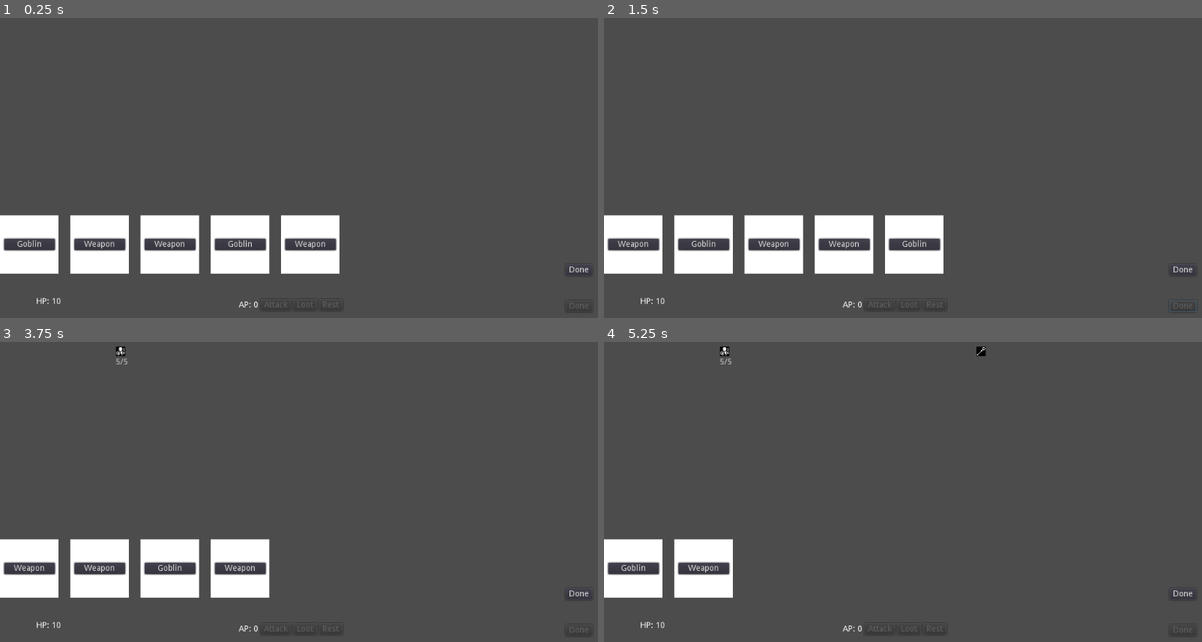
Above: before the commit, frames 1-4 (two rows, left to right).
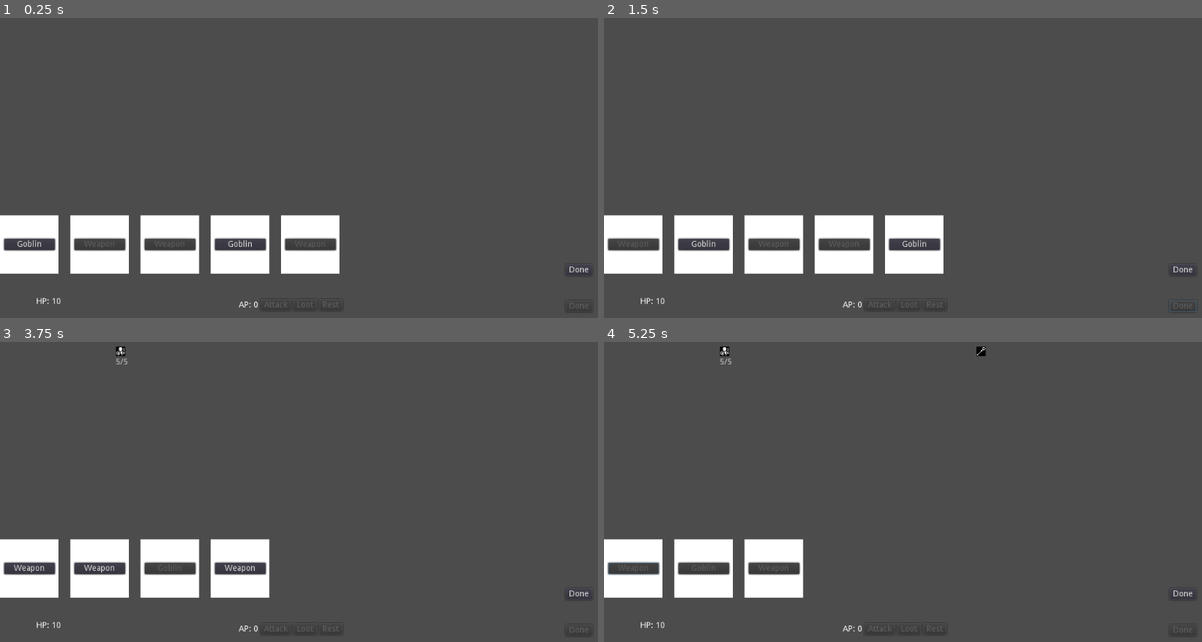
Above: after the commit, the same moments.

Repository: doctor-g/7DRL-2021
Game: Godot game, scene res://src/Game.tscn
The game is run twice, just before and just after one commit, with the same random seed, the same clock (stepped at 60 frames per second) and the same inputs.
Inputs (mouse positions are in pixels of both pictures, inside the frame that each line leads up to):
- Up to frame 1 (0.25 s): no input
- Up to frame 2 (1.5 s): click "Done" at 0.5 s; click "Done" at 1.25 s
- Up to frame 3 (3.75 s): click "Done" at 2 s; click "Done" at 2.75 s; click "Goblin" at 3.5 s
- Up to frame 4 (5.25 s): click "Weapon" at 4.25 s; click (633, 570) at 5 s, where only the run before the commit has a clickable "Weapon"

The runs differ from the first frame. In frame 1, 0.2% of the frame differs, in the area x 14-55%, y 74-77%; in frame 2, 0.2%; in frame 3, less than 0.1%; in frame 4, 1.8%, in the area x 0-34%, y 65-86%.
Error before the commit: Assertion failed: Can only have one item (res://src/Game.gd:65)

Commit message:
Implement card playability

Diff:
--- a/project/src/Card.gd
+++ b/project/src/Card.gd
@@ -10,7 +10,16 @@
 	$Button.text = command.name
 
 
+func update_playability(game:Game) -> void:
+	$Button.disabled = not can_play(game)
+
+
+func can_play(game:Game)->bool:
+	return command.can_play(game)
+
+
 func play(game:Game) -> void:
+	assert(can_play(game))
 	command.execute(game)
 
 
--- a/project/src/Cards/Goblin.gd
+++ b/project/src/Cards/Goblin.gd
@@ -4,6 +4,10 @@
 	name = "Goblin"
 
 
+func can_play(game:Game) -> bool:
+	return not game.has_monster()
+
+
 func execute(game:Game) -> void:
 	var goblin = preload("res://src/Monsters/Goblin.tscn").instance()
 	game.add_monster(goblin)
--- a/project/src/Cards/Weapon.gd
+++ b/project/src/Cards/Weapon.gd
@@ -4,6 +4,10 @@
 	name = "Weapon"
 
 
+func can_play(game:Game) -> bool:
+	return game.has_monster() and not game.has_loot()
+
+
 func execute(game:Game) -> void:
 	var weapon = preload("res://src/Items/Weapon.tscn").instance()
 	game.add_item(weapon)
--- a/project/src/Game.gd
+++ b/project/src/Game.gd
@@ -37,6 +37,7 @@
 		var card = _deck.pop_front()
 		card.connect("played", self, "_on_Card_played", [card], CONNECT_ONESHOT)
 		add_card(card)
+	_update_cards()
 
 
 func _on_Card_played(card) -> void:
@@ -53,6 +54,7 @@
 	assert($MonsterSlot.get_child_count()==0, "Can only have one monster")
 	$MonsterSlot.add_child(monster)
 	monster.connect("defeated", self, "_on_Monster_defeated", [monster], CONNECT_ONESHOT)
+	_update_cards()
 
 
 func _on_Monster_defeated(monster)->void:
@@ -61,9 +63,15 @@
 	_update_action_buttons()
 
 
+func _update_cards():
+	for card in $CardBox.get_children():
+		card.update_playability(self)
+
+
 func add_item(item)->void:
 	assert($ItemSlot.get_child_count()==0, "Can only have one item")
 	$ItemSlot.add_child(item)
+	_update_cards()
 
 
 func _on_CardsDoneButton_pressed():
@@ -78,13 +86,13 @@
 
 
 func _update_action_buttons():
-	$HBoxContainer/AttackButton.disabled = not _has_monster() or ap==0
-	$HBoxContainer/LootButton.disabled = not _has_loot() or _has_monster() or ap==0
-	$HBoxContainer/RestButton.disabled = _has_monster() or ap==0
+	$HBoxContainer/AttackButton.disabled = not has_monster() or ap==0
+	$HBoxContainer/LootButton.disabled = not has_loot() or has_monster() or ap==0
+	$HBoxContainer/RestButton.disabled = has_monster() or ap==0
 	$ActionsDoneButton.disabled = false
 
 
-func _has_monster():
+func has_monster():
 	return $MonsterSlot.get_child_count() > 0
 
 
@@ -101,7 +109,7 @@
 	$CardsDoneButton.disabled = false
 	$ActionsDoneButton.disabled = true
 
-	if _has_monster():
+	if has_monster():
 		print("The goblin strikes you!")
 		player.hp -= 2
 
@@ -109,7 +117,7 @@
 
 
 func _on_AttackButton_pressed():
-	assert(_has_monster(), "There is no monster to attack")
+	assert(has_monster(), "There is no monster to attack")
 	assert(ap > 0)
 	var monster = $MonsterSlot.get_child(0)
 	print("You strike it!")
@@ -120,7 +128,7 @@
 
 
 func _on_LootButton_pressed():
-	assert(_has_loot(), "There is no loot")
+	assert(has_loot(), "There is no loot")
 	print("You got loot")
 	$ItemSlot.remove_child($ItemSlot.get_child(0))
 	_update_action_buttons()
@@ -128,5 +136,5 @@
 	_update_ap_label()
 
 
-func _has_loot() -> bool:
+func has_loot() -> bool:
 	return $ItemSlot.get_child_count() > 0
